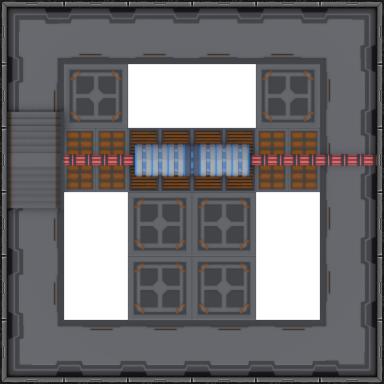
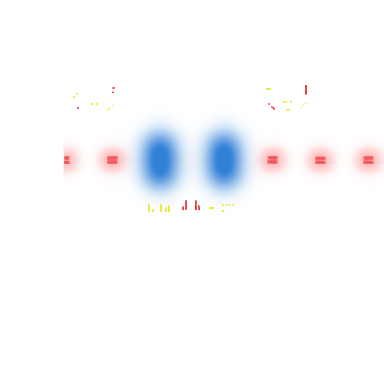
The second 384 x 384 image is a revision of the first. Changes to its layers:
added layer "consoles_66_6" above "consoles_66_5" over bbox(77, 85, 307, 211)
added layer "consoles_33_6" above "consoles_33_5" over bbox(112, 87, 275, 211)
added layer "consoles_6" above "consoles_5" over bbox(73, 88, 306, 212)
showed "lights_6" over bbox(50, 131, 384, 189)
showed "lights_3" over bbox(99, 90, 286, 231)
hid "walls" over bbox(0, 0, 384, 384)
hid "floor_on_.png" over bbox(0, 0, 384, 384)
